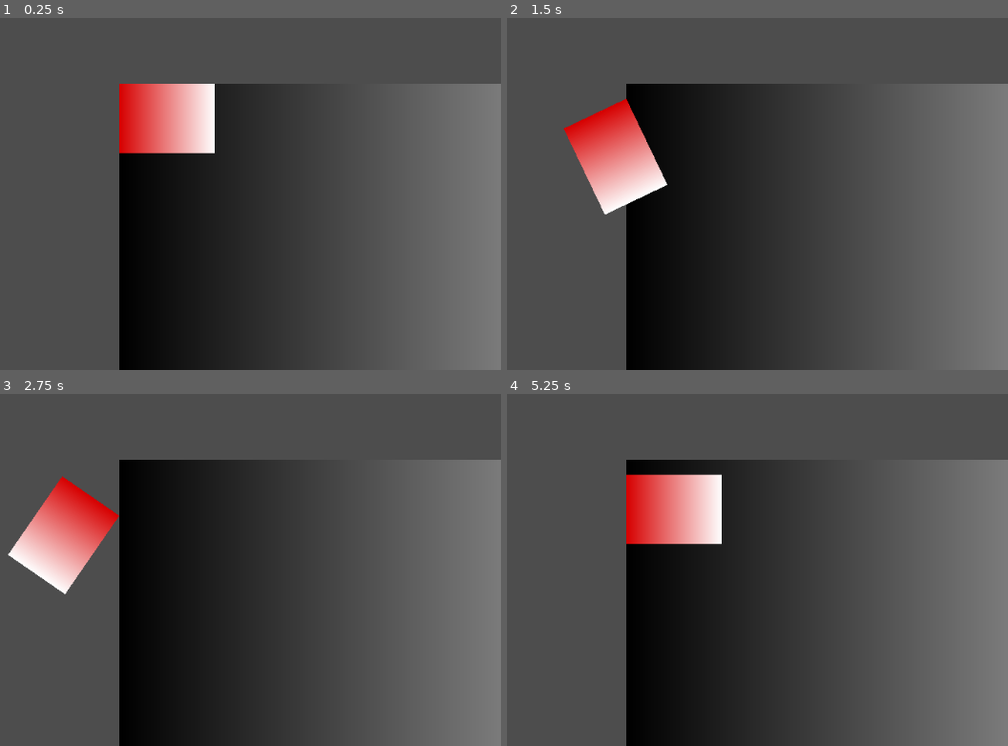
Above: before the commit, frames 1-4 (two rows, left to right).
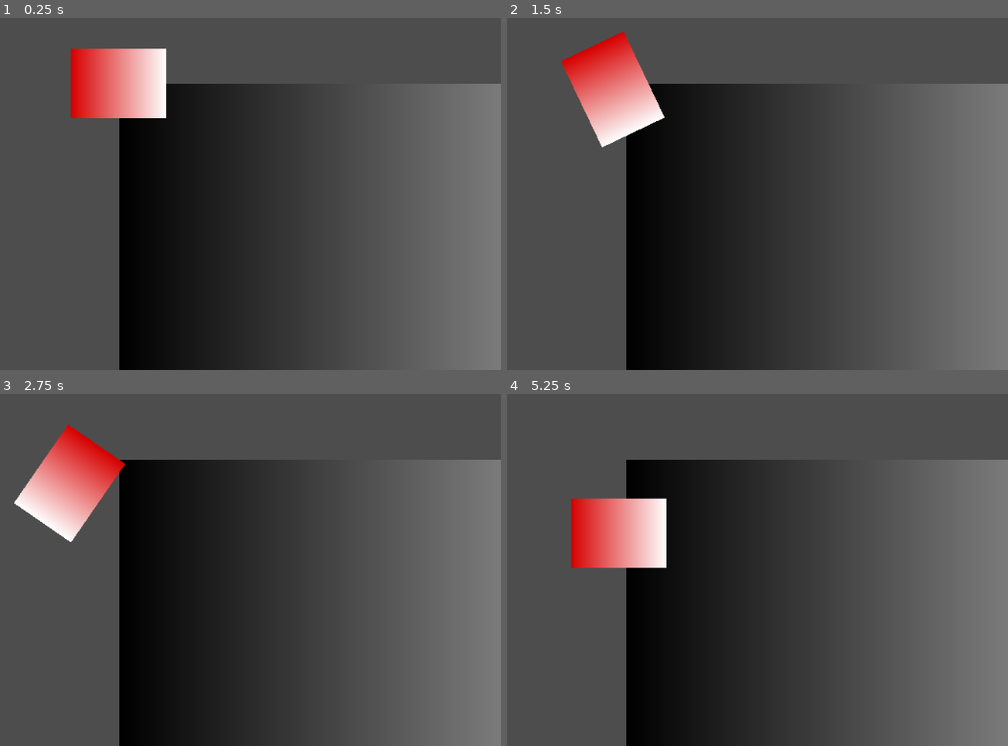
Above: after the commit, the same moments.

Repository: malceore/LD57
Game: Godot game, scene res://scenes/stealth_game/stealth_game.tscn
Same seed, same stepped clock (60 frames per second), same inputs: the game is played once before the commit and once after it. The project has no main scene, so this scene is started directly.
Inputs:
- Up to frame 1 (0.25 s): no input
- Up to frame 2 (1.5 s): tap Enter at 0.5 s; hold Right (right) 0.53-1.28 s; hold S (down) from 1.28 s (still down)
- Up to frame 3 (2.75 s): release S (down) at 2.03 s; hold Right (right) from 2.03 s (still down)
- Up to frame 4 (5.25 s): release Right (right) at 2.78 s; hold W (up) 2.78-3.53 s; hold Left (left) 3.53-5.03 s; hold S (down) from 5.03 s (still down)

The runs differ from the first frame. In frame 1, 6.6% of the frame differs, in the area x 14-43%, y 8-39%; in frame 2, 6.8%, in the area x 10-32%, y 3-56%; in frame 3, 6.3%; in frame 4, 6.6%.

Commit message:
fixed ship rotation

Diff:
--- a/scenes/stealth_game/ship.gd
+++ b/scenes/stealth_game/ship.gd
@@ -8,16 +8,17 @@
 	var rotate_direction = 0.0
 
 	if Input.is_action_pressed("up"):
-		move_direction += Vector2(0, -1)
+		move_direction += Vector2.UP
 	if Input.is_action_pressed("down"):
-		move_direction += Vector2(0, 1)
+		move_direction += Vector2.DOWN
 	if Input.is_action_pressed("left"):
 		rotate_direction -= 1.0
 	if Input.is_action_pressed("right"):
 		rotate_direction += 1.0
 
+	rotation += rotate_direction * rotation_speed * delta
+
+	move_direction = move_direction.rotated(rotation)
 	velocity = move_direction.normalized() * speed
-	rotate_direction *= rotation_speed
 
-	rotation += rotate_direction * delta
 	move_and_slide()
--- a/scenes/stealth_game/stealth_game.tscn
+++ b/scenes/stealth_game/stealth_game.tscn
@@ -29,8 +29,10 @@
 script = ExtResource("1_7o2pb")
 
 [node name="TextureRect" type="TextureRect" parent="ship"]
-offset_right = 128.0
-offset_bottom = 93.0
+offset_left = -65.0
+offset_top = -47.0
+offset_right = 63.0
+offset_bottom = 46.0
 texture = SubResource("GradientTexture1D_u3qtp")
 
 [node name="CollisionShape2D" type="CollisionShape2D" parent="ship"]
